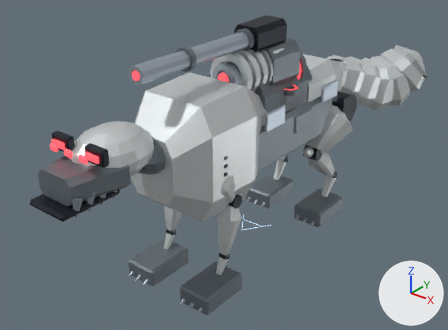
One commit to the glTF model public/assets/models/combat/t04.glb: the scene before it, then after it.
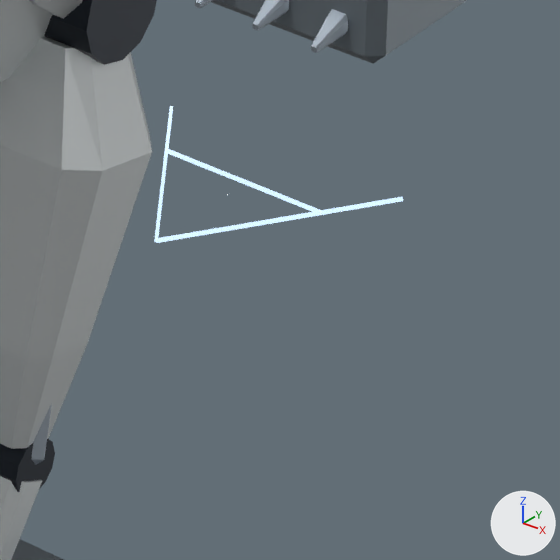
Each version appears first whole from a camera (50 mm lens) standing at (3.95, -5.48, 4.1) and looking at (-0.14, -0.37, 0.93), and next in a close-up on the part from 50% to 65% of the width and 61% to 81% of the height. Lighting does not change. The marker at lower right points along +X, +Y and +Z. The last two pictures show the newer version. Where no turn or scale is listed for an object, it has been applied to the vertices. Vertices at exactly the same position are counted once.

Names of what the first close-up shows: 'Export_chest_armor', 'Export_fx_atk_field_tell_fx_accent', 'Export_leg_FL_0_armor', 'Export_leg_FL_0_dark', 'Export_leg_FL_1_armor', 'Export_leg_FL_1_dark', 'Export_toe_HR_shade', 'Export_toe_HR_steel' and 3 more.
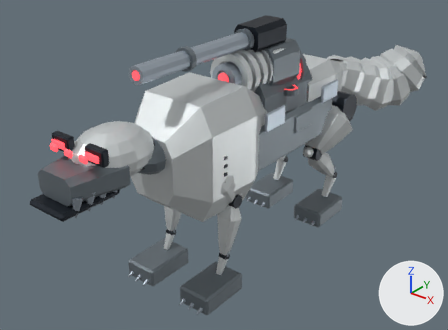
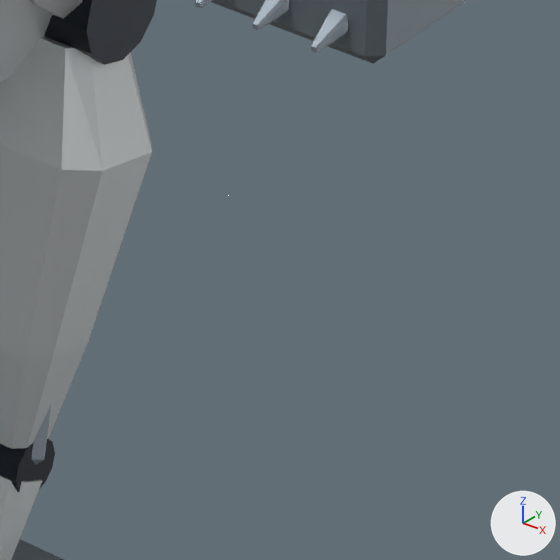
ob_fx_atk_field_tell is not drawn itself; it is the parent of ob_export_fx_atk_field_tell_fx_accent.

What differs and where, as boxes (x1, y1, x2, y2) in the close-ups (560 x 560 px):
```json
{"object": "Export_fx_atk_field_tell_fx_accent", "change": "reshaped, rescaled", "before": [154, 106, 403, 243], "on screen": "not visible afterwards"}
```

Scene script edits in JSON lines:
```json
{"block": "me_export_fx_atk_field_tell_fx_accent", "where": "# used by ob_export_fx_atk_field_tell_fx_accent; parent = ob_fx_atk_field_tell; location = (0.0, 0.0, 0.0)"}
{"op": "remove", "block": "me_export_fx_atk_field_tell_fx_accent", "code": "me_export_fx_atk_field_tell_fx_accent.from_pydata(...)  # 24 vertices, 36 faces; spans x -0.84..0.84, y -0.7..0.56, z 0.02..0.04"}
{"op": "add", "block": "me_export_fx_atk_field_tell_fx_accent", "code": "me_export_fx_atk_field_tell_fx_accent.from_pydata(...)  # 18 vertices, 12 faces; spans x -0.29..0.29, y -0.73..0.66, z 0.1..0.12"}
{"block": "me_export_fx_atk_field_tell_fx_accent", "change": "me_export_fx_atk_field_tell_fx_accent part 1: the whole mesh is rebuilt"}
{"op": "set", "path": "ob_fx_atk_field_tell.scale", "old": "(0.267, 0.267, 0.267)", "new": "(0.00408, 0.00408, 0.00408)"}
```
